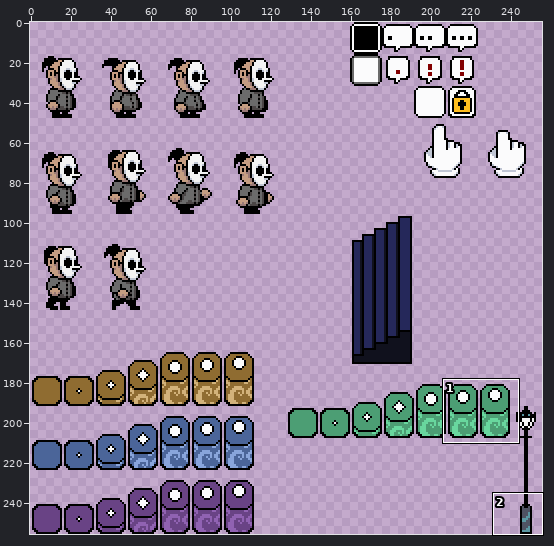
Sprite sheet -- Assets/Sprites/Player/player.png. The first picture is a wide view before the edit; the outline marks the close-up.
Close-up. Before the edit:
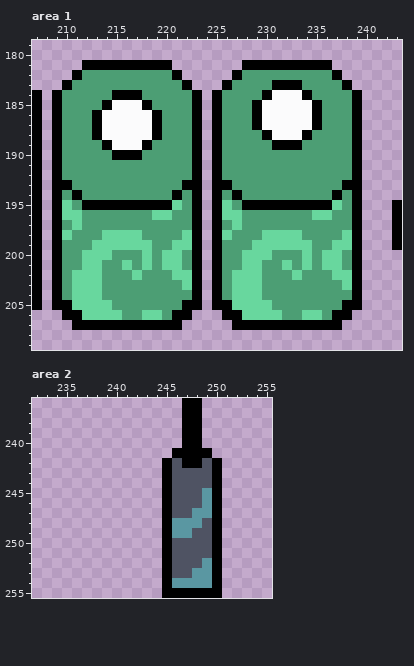
The file is 256x256 pixels. Colours within 5 levels of each other are drawn and written as one. Shown: area 1: x 207..243, y 179..209; area 2: x 232..255, y 236..255. The commit also changed other parts of the picture, which this record leaves out.
The same view after the edit:
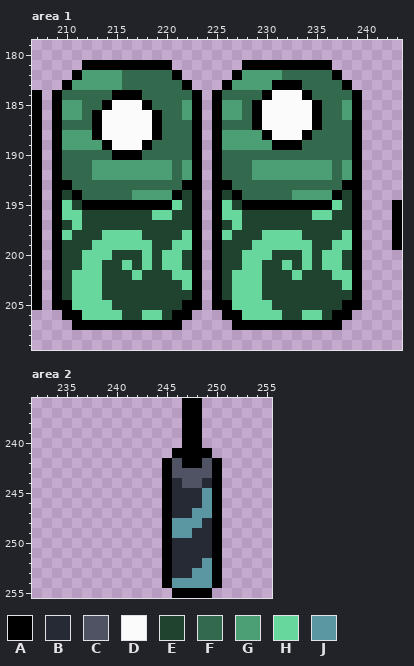
Palette (. is transparent): A #000000  B #262a34  C #4f5363  D #fbfbfc  E #204330  F #33694d  G #4c9e74  H #68d79e  J #5a97a2
From old to new:
Changed rows in their new state; - is an unchanged pixel.
Area 1:
first column x 210:
182 ------FFFFF-----------FFFFF--
183 ------FFFFFF------------FFFF-
184 FFFFF---FFFFF---FFFF-----FFFF
185 --FF-----FFF------F-------FF-
186 --F-------FF------F-------FF-
187 FFF-------FFF---FFF-------FFF
188 ----------FFF------------FFFF
189 ---------FFFF-----------FFFFF
190 FFFFF---FFFFF---FFFFFFFFFFFFF
191 FFF--------F----FFF--------F-
192 FFF--------F----FFF--------F-
193 -FFFFFFFFFFF-----FFFFFFFFFFF-
194 E-FFFFF-----E---E-FFFFF-----E
195 -E----------E----E----------E
196 --EEEEEEE--EE-----EEEEEEE--EE
197 E-EEEEEEEEEEE---E-EEEEEEEEEEE
198 -EEE----EEEE-----EEE----EEEE-
199 EEE------EE-----EEE------EE--
200 EE---EEE-E--E---EE---EEE-E--E
201 EE--EE-E-E--E---EE--EE-E-E--E
202 E---EEE-EEE-----E---EEE-EEE--
203 E---EEEEEEEE----E---EEEEEEEE-
204 E---EEEEEEEEE---E---EEEEEEEEE
205 -----EEEEEEE---------EEEEEEE-
206 ------EE--E-----------EE--E--
Area 2:
first column x 245:
244 -B--B-
245 -BBB--
246 -BBB--
247 -BB---
248 ----B-
249 ---BB-
250 -BBBB-
251 -BBBB-
252 -BBB--
253 -BB---
255 .----.
Where, in picture pixels (left, top, right, bottom), the same in both close-ups:
changed: (62, 70, 352, 320)
changed: (162, 478, 222, 598)
